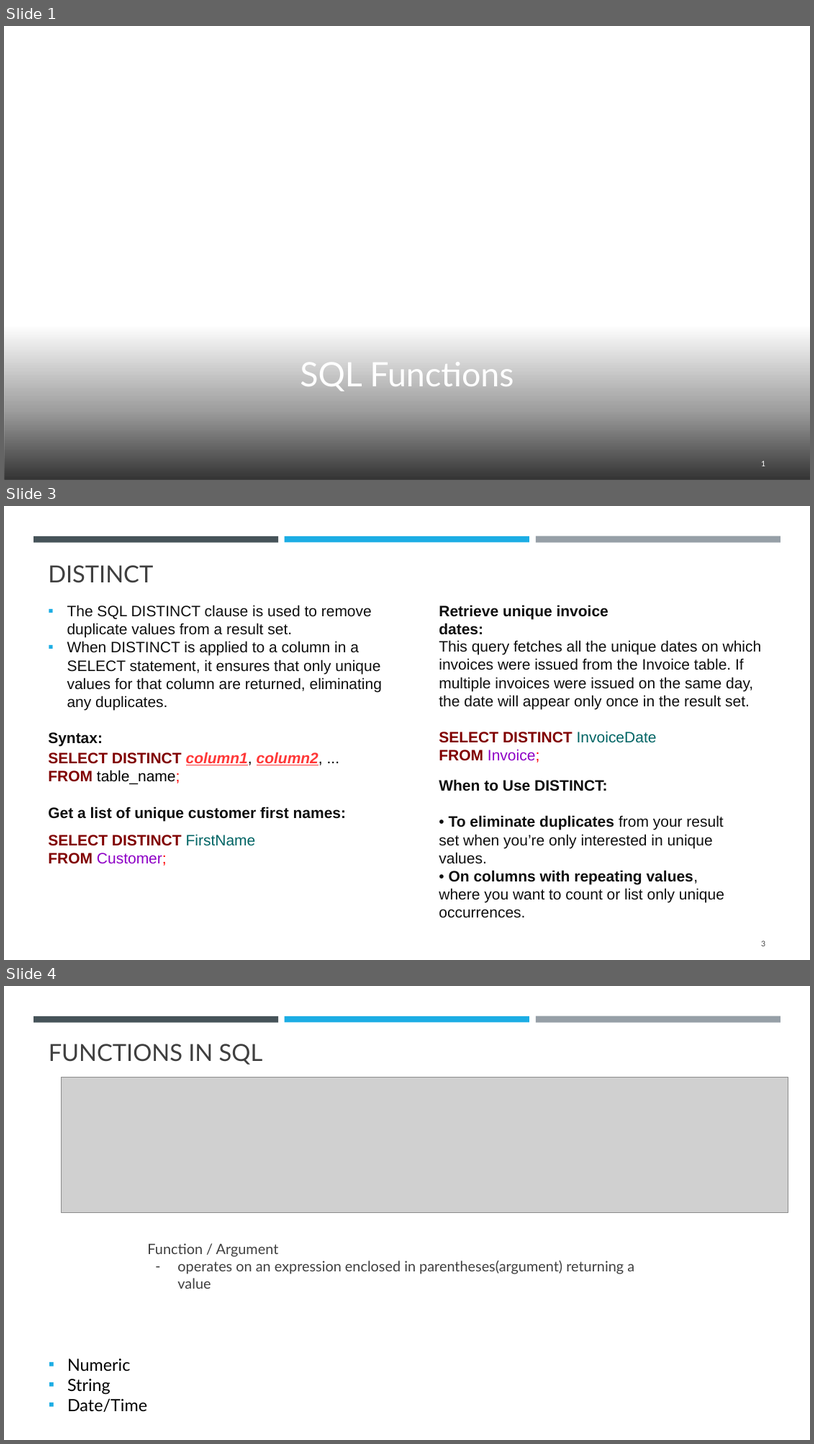
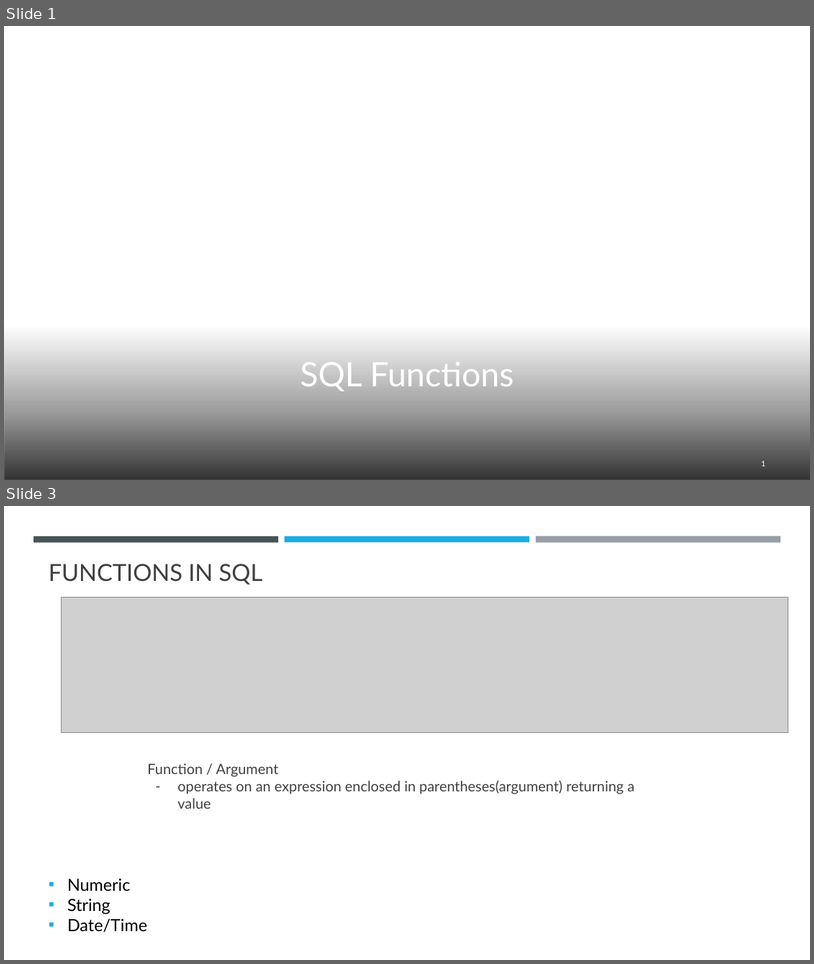
Before and after one commit to rhodes-byu/cs-stat-180, a slide deck: slides-pptx/08b-sql-functions.pptx. Shown one above the other, each under a label of ours: slides 1, 3 and 4 before the commit, slides 1 and 3 after it; the slides between them are not shown. The pictures are 814x1444 and 814x964 pixels, drawn with LibreOffice and Linux fonts; fonts in the diff are those of the drawing; grey boxes stand for pictures; background and template pictures are left out; a plain dark background stands for a picture behind light text. Boxes give left, top, right and bottom in pixels: in the first picture for what was removed or moved away, otherwise in the second. Text is boxed around its words. In the diff, an @@ line names an element or a change of style, - is before the commit and + after.

Commit message:
move select distinct slides to intro deck

```diff
--- a/slides-pptx/08b-sql-functions.pptx
+++ b/slides-pptx/08b-sql-functions.pptx
@@ slide 3 removed at (4,506,810,960), background #FFFFFF; not listed: 3 template elements that a slide beside it also shows @@
@@ title removed at (48,565,153,583) @@
-DISTINCT
@@ text removed at (67,605,382,710) @@
-▪ The SQL DISTINCT clause is used to remove duplicate values from a result set.
-▪ When DISTINCT is applied to a column in a SELECT statement, it ensures that only unique values for that column are returned, eliminating any duplicates.
-Syntax:
@@ text removed at (439,605,609,635) @@
-Retrieve unique invoice dates:
@@ text removed at (439,640,762,709) @@
-This query fetches all the unique dates on which invoices were issued from the Invoice table. If multiple invoices were issued on the same day, the date will appear only once in the result set.
@@ text removed at (439,731,657,762) @@
-SELECT DISTINCT InvoiceDate
-FROM Invoice;
@@ text removed at (48,752,323,784) @@
-SELECT DISTINCT column1, column2, ...
-FROM table_name;
@@ text removed at (439,779,725,918) @@
-When to Use DISTINCT:
-• To eliminate duplicates from your result set when you’re only interested in unique values.
-• On columns with repeating values, where you want to count or list only unique occurrences.
@@ text removed at (48,806,346,821) @@
-Get a list of unique customer first names:
@@ text removed at (48,834,256,865) @@
-SELECT DISTINCT FirstName
-FROM Customer;
@@ page number removed at (761,940,766,946) @@
-3
@@ what was slide 4 is now slide 3 @@
```
Also in this commit, not shown: 1 slide changed, 2 other files.
